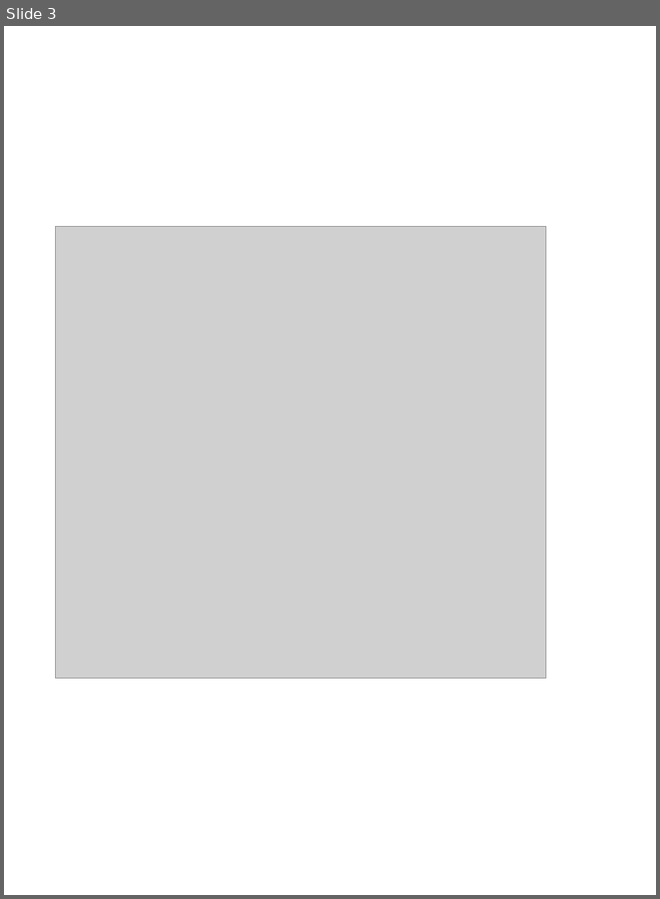
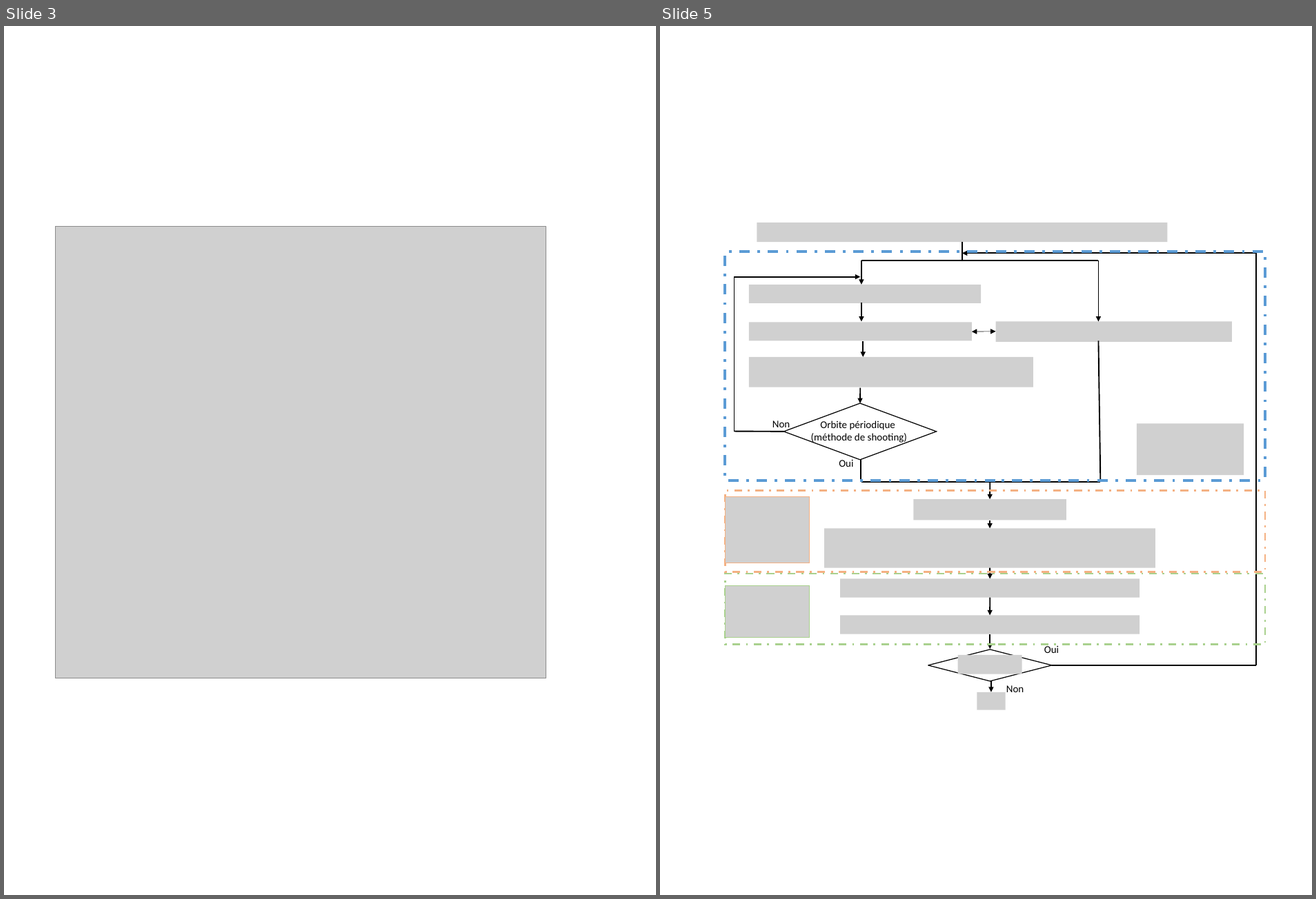
Before and after one commit to SilunZ/TheseME, a slide deck: CH4. Simulation de l'effet Morton/figures/Schema ME.pptx. Shown side by side, each under a label of ours: slide 3 before the commit, slides 3 and 5 after it; the slides between them are not shown. The pictures are 660x899 and 1316x899 pixels, drawn with LibreOffice and Linux fonts; fonts in the diff are those of the drawing; grey boxes stand for pictures. Boxes give left, top, right and bottom in pixels: in the first picture for what was removed or moved away, otherwise in the second. Text is boxed around its words. In the diff, an @@ line names an element or a change of style, - is before the commit and + after.

```diff
--- a/CH4. Simulation de l'effet Morton/figures/Schema ME.pptx
+++ b/CH4. Simulation de l'effet Morton/figures/Schema ME.pptx
@@ slide 5 added at bbox=[660, 26, 1312, 895], background #FFFFFF @@
@@ group added at bbox=[725, 223, 1266, 710]: 14 pictures, 13 arrows, 9 lines, 5 texts, 3 rectangles, 2 diamonds, 1 double arrow @@
+Orbite périodique
+(méthode de shooting)
+Non
+Oui
+Oui
+Non
```
Also in this commit, not shown: 2 other slides added, 3 other files.
